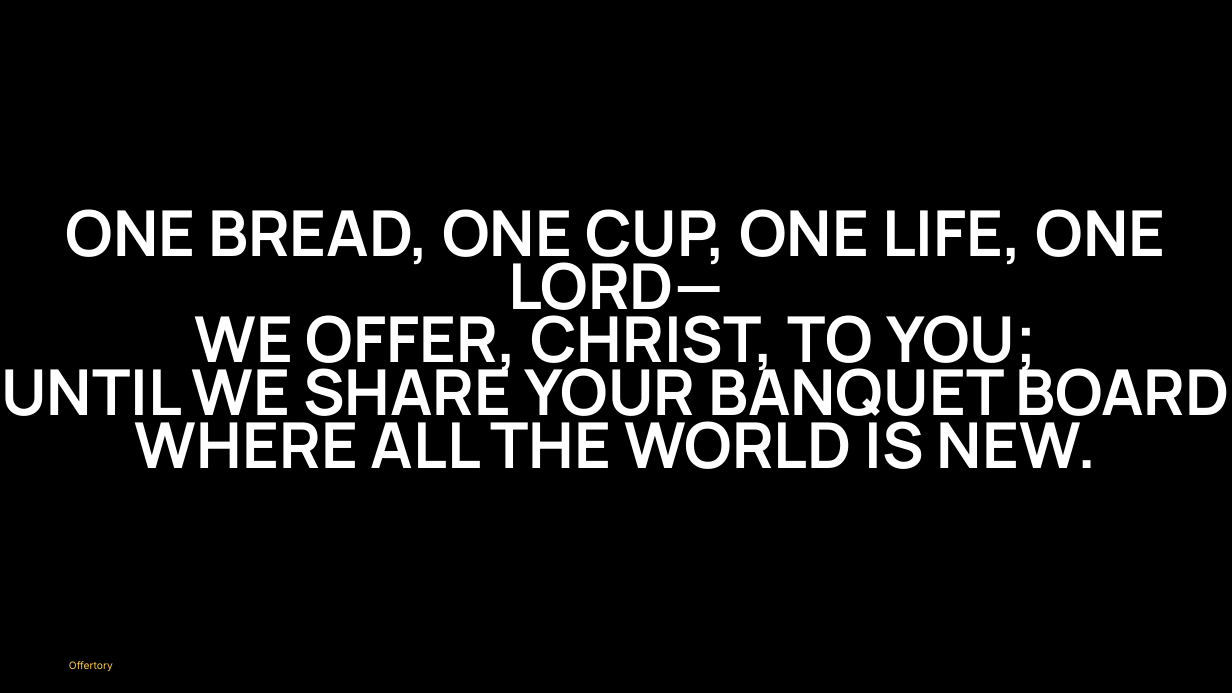
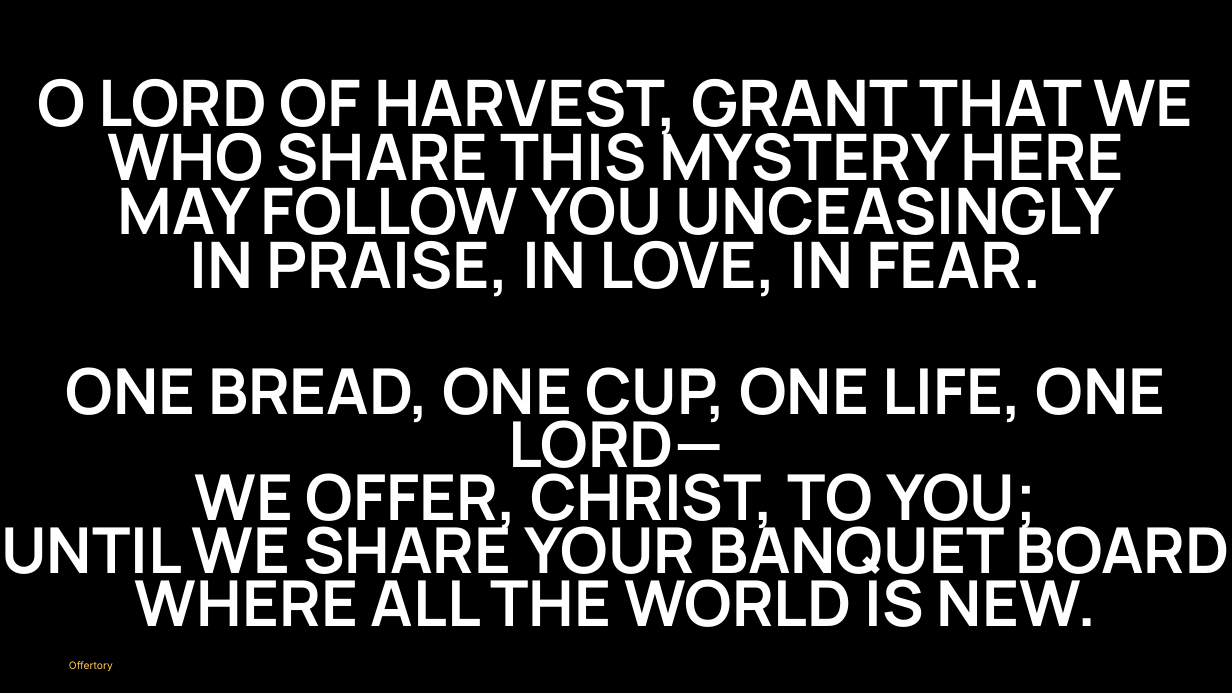
Before and after one commit to divinogabriel9/verbum, a slide deck: slide 33 of outputs/GFCC14Jun2026_11thSundayinOrdinaryTime.pptx (slide 37 before the commit). Drawn at 1232x693 pixels with LibreOffice and Linux fonts; fonts in the diff are those of the drawing. Boxes give left, top, right and bottom in pixels: in the first picture for what was removed or moved away, otherwise in the second. Text is boxed around its words. In the diff, an @@ line names an element or a change of style, - is before the commit and + after.

```diff
--- a/outputs/GFCC14Jun2026_11thSundayinOrdinaryTime.pptx
+++ b/outputs/GFCC14Jun2026_11thSundayinOrdinaryTime.pptx
@@ text added at <box>38,79,1193,297</box>, 75 pt, text #FFFFFF, bold @@
+O LORD OF HARVEST, GRANT THAT WE
+WHO SHARE THIS MYSTERY HERE
+MAY FOLLOW YOU UNCEASINGLY
+IN PRAISE, IN LOVE, IN FEAR.
@@ text "ONE BREAD, ONE CUP, ONE ...": place and size @@
-text "ONE BREAD, ONE CUP, ONE ..." at <box>1,209,1230,469</box>
+text "ONE BREAD, ONE CUP, ONE ..." at <box>1,367,1230,627</box>
```
Also in this commit, not shown: 11 other slides changed, 1 slide added, 12 slides removed, 28 other files.
